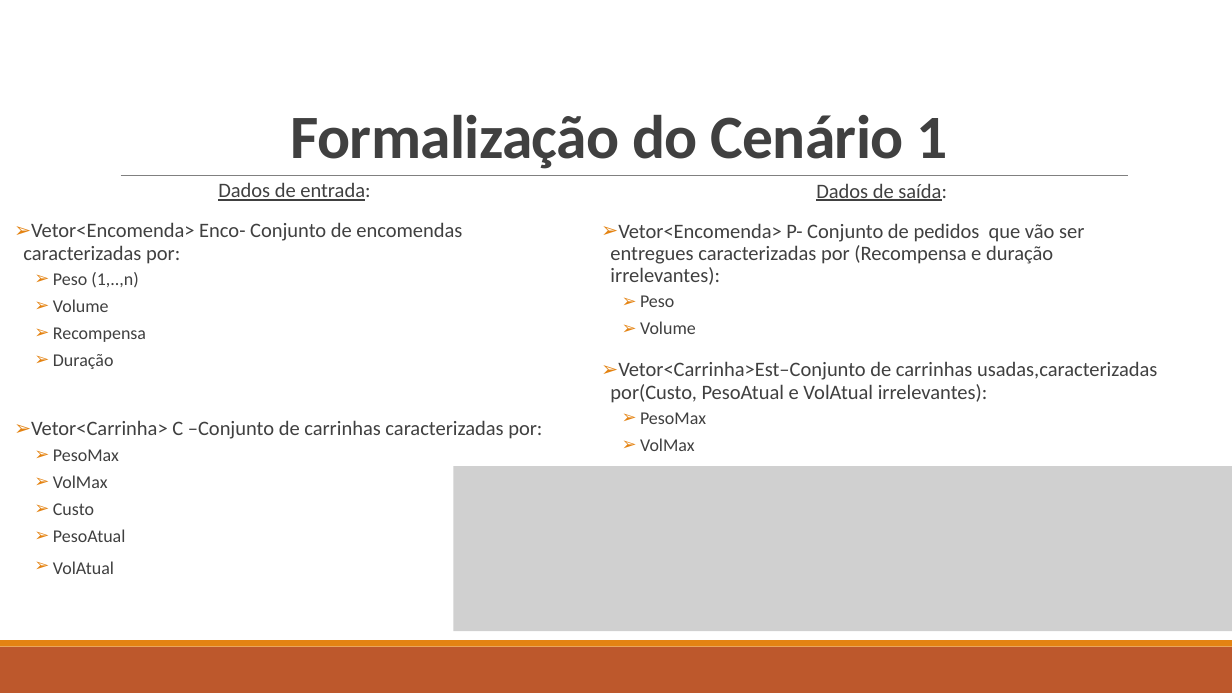
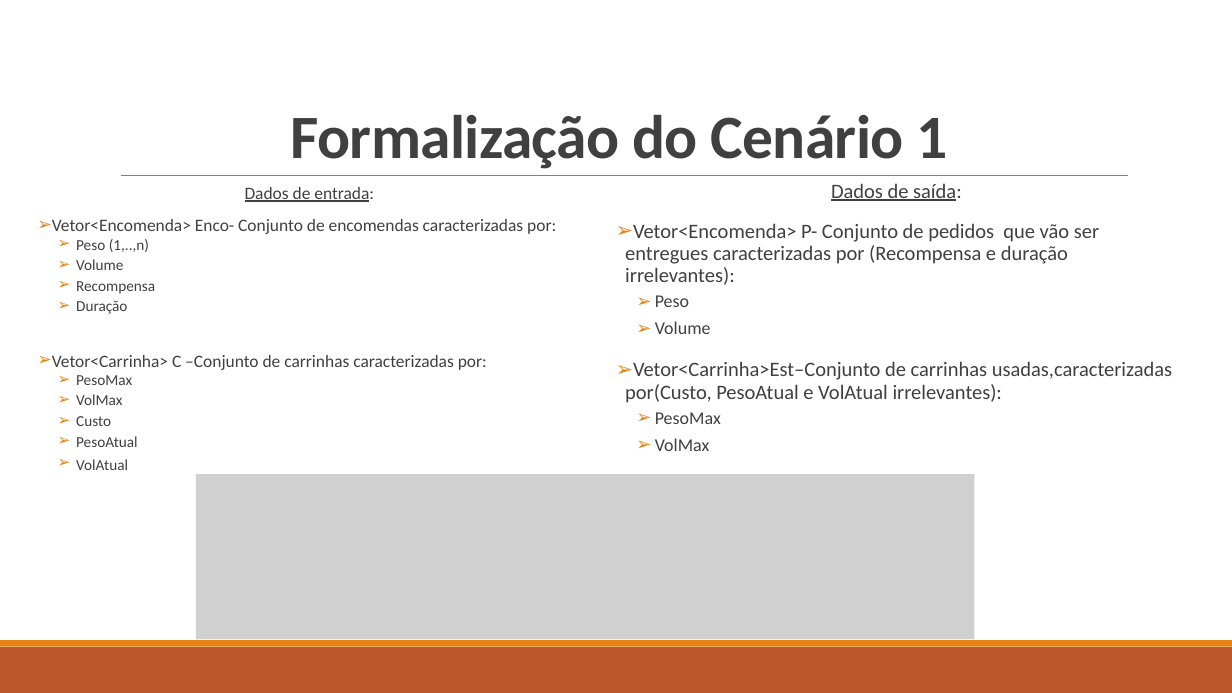
Before and after one commit to Miggs7/DA-Proj-22, a slide deck: slide 3 of Presentation/Logística Urbana para Entrega de Mercadorias.pptx. Drawn at 1232x693 pixels with LibreOffice and Linux fonts; fonts in the diff are those of the drawing; grey boxes stand for pictures. Boxes give left, top, right and bottom in pixels: in the first picture for what was removed or moved away, otherwise in the second. Text is boxed around its words. In the diff, an @@ line names an element or a change of style, - is before the commit and + after.

```diff
--- a/Presentation/Logística Urbana para Entrega de Mercadorias.pptx
+++ b/Presentation/Logística Urbana para Entrega de Mercadorias.pptx
@@ text "Dados de saída:": place and size @@
-text "Dados de saída:" at (610,183,1157,451)
+text "Dados de saída:" at (625,183,1172,451)
@@ text "Dados de entrada:": place and size @@
-text "Dados de entrada:" at (23,182,542,574)
+text "Dados de entrada:" at (52,187,556,470)
@@ text "Dados de entrada:" at (52,187,556,470): size 16 to 13.6 pt in "Dados de entrada:", "Vetor<Encomenda> Enco- Conjunto de encomendas caracterizadas ...", "Vetor<Carrinha> C –Conjunto de carrinhas caracterizadas por:"; size 14 to 11.9 pt in "Peso (1,..,n)", "Volume", "Recompensa", "Duração" and 5 more places; line spacing 0.9 to 0.7 @@
@@ picture: place and size @@
-picture at (454,466,1232,631)
+picture at (196,474,975,640)
```
Also in this commit, not shown: 5 other slides changed.
